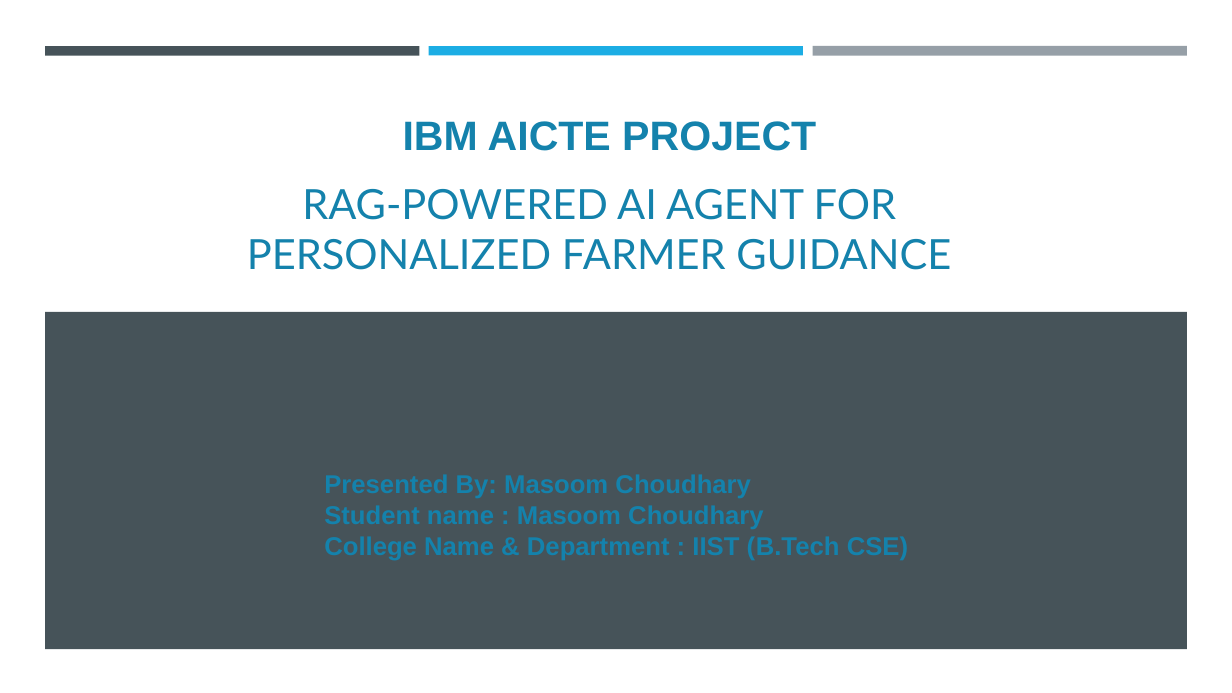
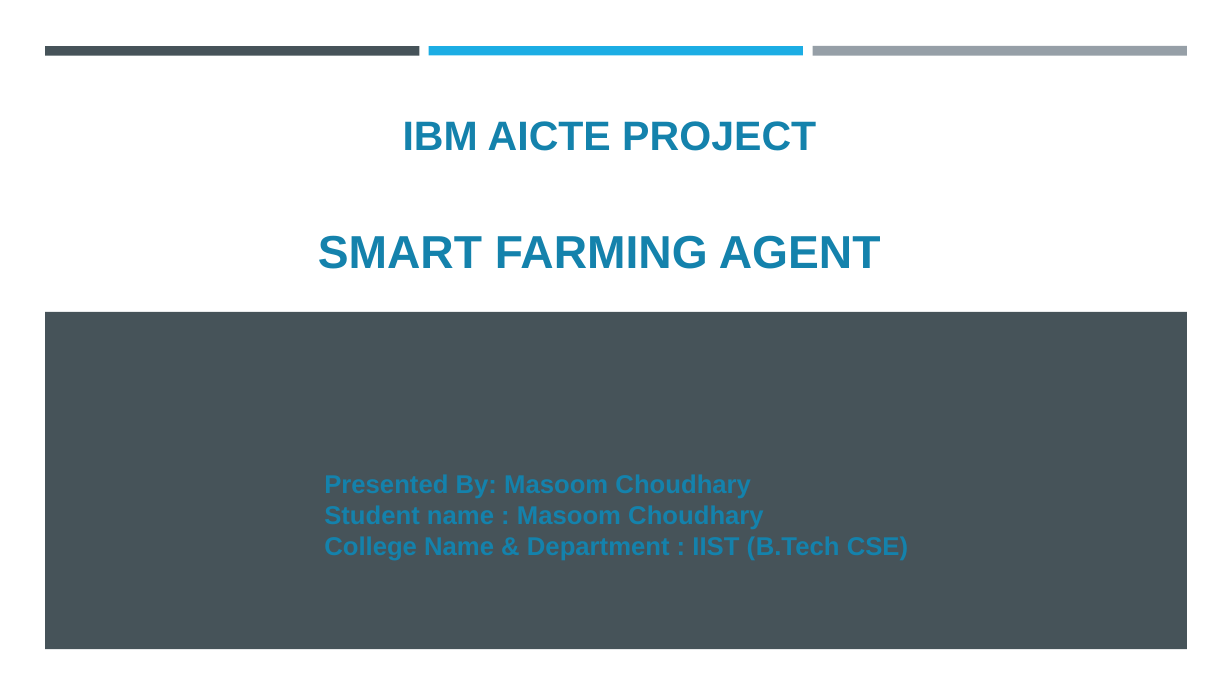
Before and after one commit to masoom58/IBM-Aicte-Project, a slide deck: slide 1 of Smart_Farming_Agent.pptx. Drawn at 1232x693 pixels with LibreOffice and Linux fonts; fonts in the diff are those of the drawing; background and template pictures are left out. Boxes give left, top, right and bottom in pixels: in the first picture for what was removed or moved away, otherwise in the second. Text is boxed around its words. In the diff, an @@ line names an element or a change of style, - is before the commit and + after.

```diff
--- a/Smart_Farming_Agent.pptx
+++ b/Smart_Farming_Agent.pptx
@@ title at bbox=[318, 235, 881, 269]: text changed; size 32.4 to 36 pt; font Lato to Arial; bold on @@
-RAG-POWERED AI AGENT FOR PERSONALIZED FARMER GUIDANCE
+SMART FARMING AGENT
```
Also in this commit, not shown: 1 slide added.
